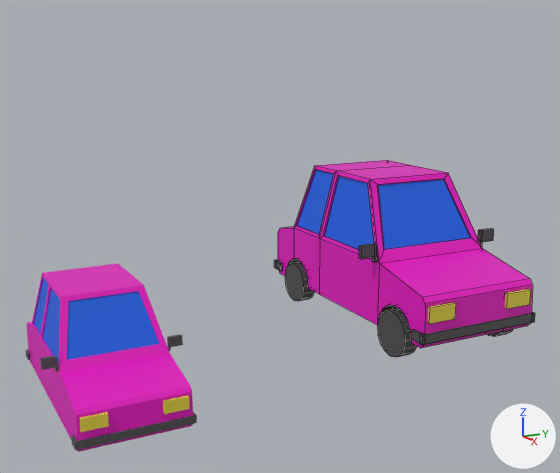
An edit to the Blender file resources/models/car.blend, drawn before and after from the same camera.
Both versions are drawn from a camera (50 mm lens) standing at (14.02, -10.05, 5.84) and looking at (0.27, -2.98, 2.23). Arrows for +X, +Y and +Z are at lower right; the lights stay in place. The picture after the commit comes second. Mesh edges are drawn as thin lines on the coarser meshes.

Names of what the first picture shows: 'Cube.001', 'car'.
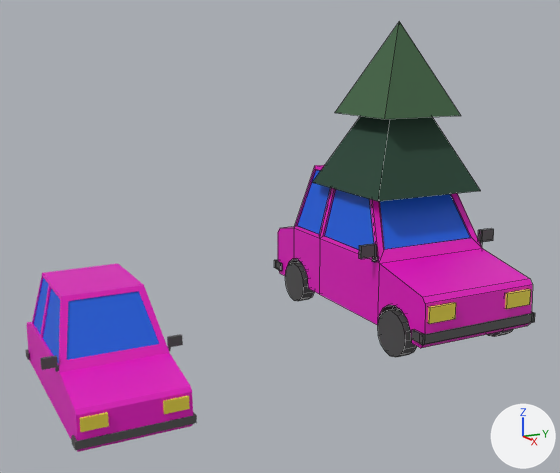
Commit message: Add trees

Location of each change, (x1, y1, x2, y2) in pixels of the pictures (560 x 473 px):
'tree', added
    after: (313, 21, 481, 201)
    faces in mat_material_007 (dark green #395144): (313, 116, 481, 201)
    faces in mat_material_006 (dark green #4e6c50): (335, 21, 461, 119)

The change, as a diff of the scene's bpy script:
```diff
--- a/resources/models/car.blend.py
+++ b/resources/models/car.blend.py
@@ mat_material_007 @@
+mat_material_007 = principled_material('Material.007')
+mat_material_007.base_color = (0.0409, 0.0823, 0.0578)  # dark green #395144
+mat_material_007.specular_ior_level = 0.0
@@ mat_material_005 @@
+mat_material_005 = principled_material('Material.005')
+mat_material_005.base_color = (0.402, 0.258, 0.0931)  # brown #aa8b56
+mat_material_005.specular_ior_level = 0.0
@@ mat_material_006 @@
+mat_material_006 = principled_material('Material.006')
+mat_material_006.base_color = (0.0762, 0.15, 0.0802)  # dark green #4e6c50
+mat_material_006.specular_ior_level = 0.0
@@ me_tree @@
+me_tree.from_pydata(...)  # 24 vertices, 18 faces; spans x -1.36..1.36, y -1.36..1.36, z 0.0..6.71
+# faces by material slot: [6, 6, 6]
+me_tree.materials.append(mat_material_006)  # dark green #4e6c50
+me_tree.materials.append(mat_material_005)  # brown #aa8b56
+me_tree.materials.append(mat_material_007)  # dark green #395144
@@ ob_tree @@
+ob_tree = bpy.data.objects.new('tree', me_tree)
+ob_tree.location = (0.0, 0.0, 0.0)
+ob_tree.scale = (0.974, 0.974, 0.974)
```
